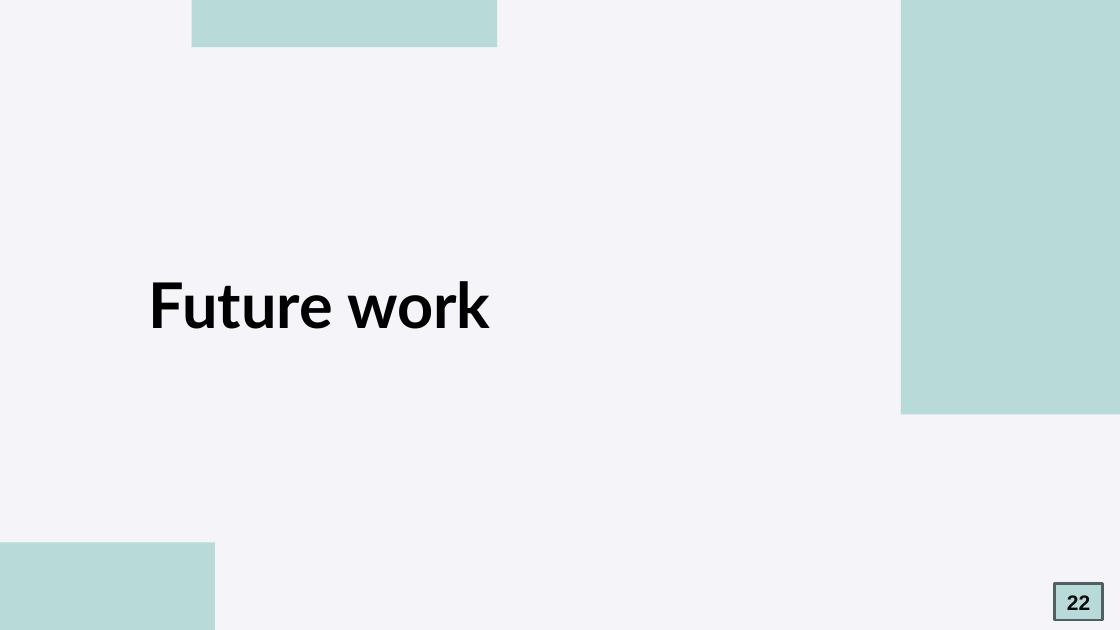
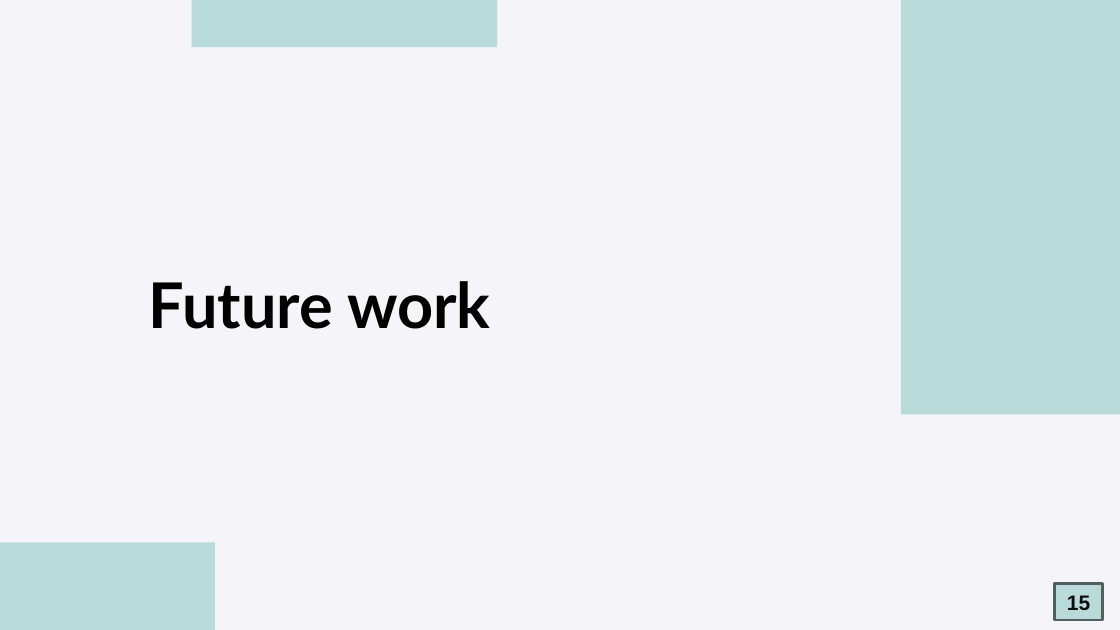
Before and after one commit to oscar9335/RTT_Research, a slide deck: slide 15 of meeting/2025-03-04/2025-03-04meeting 吳定洋.pptx (slide 22 before the commit). Drawn at 1120x630 pixels with LibreOffice and Linux fonts; fonts in the diff are those of the drawing. Boxes give left, top, right and bottom in pixels: in the first picture for what was removed or moved away, otherwise in the second. Text is boxed around its words. In the diff, an @@ line names an element or a change of style, - is before the commit and + after.

```diff
--- a/meeting/2025-03-04/2025-03-04meeting 吳定洋.pptx
+++ b/meeting/2025-03-04/2025-03-04meeting 吳定洋.pptx
@@ text in rectangle at box(1067, 595, 1090, 610): text changed @@
-22
+15
```
Also in this commit, not shown: 7 other slides changed, 9 slides added, 16 slides removed, 6 other files.
